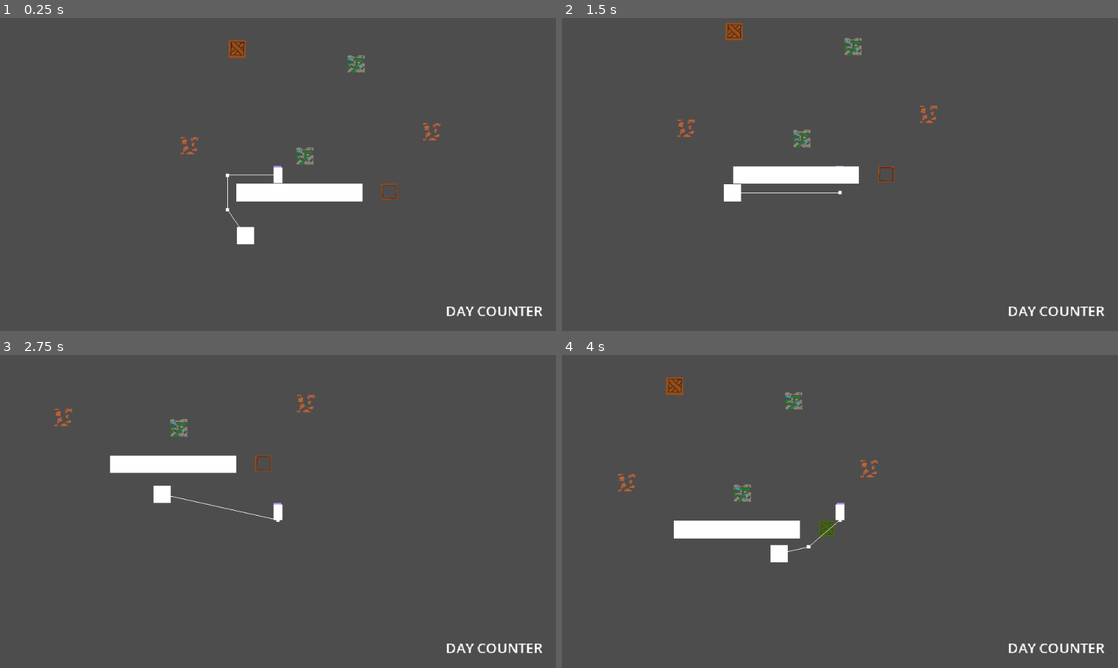
Above: before the commit, frames 1-4 (two rows, left to right).
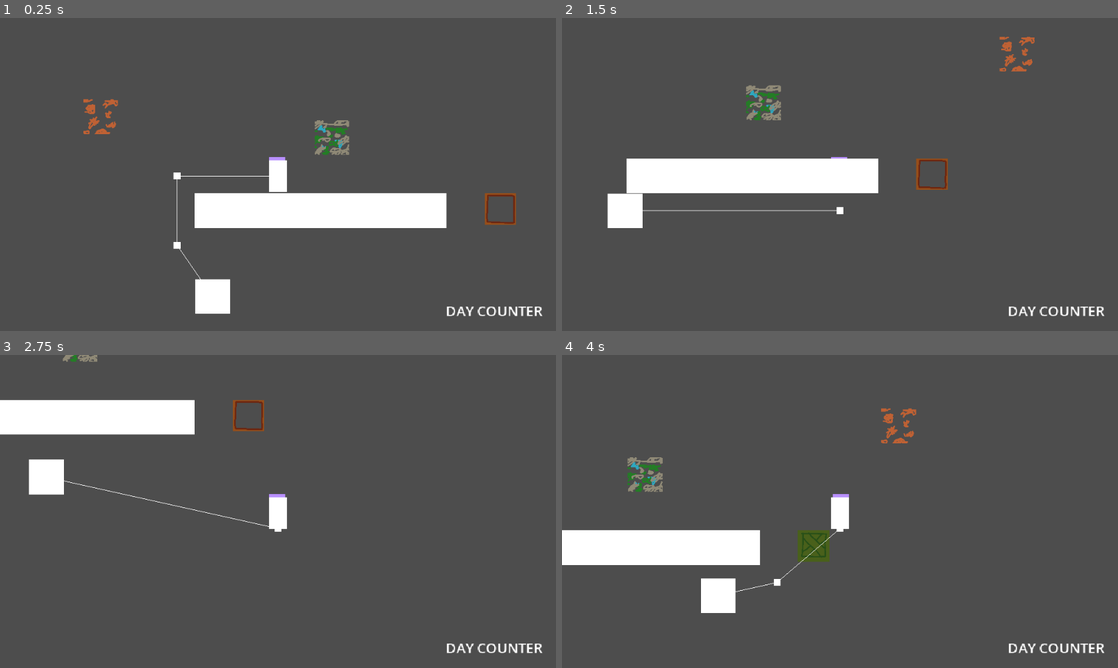
Above: after the commit, the same moments.

Repository: Myriadn/Alter-Serra
Game: Godot game, scene res://scenes/levels/night_scenes_1.tscn
The game is run twice, just before and just after one commit, with the same random seed, the same clock (stepped at 60 frames per second) and the same inputs. This scene is started directly instead of the project's main scene.
Inputs (mouse positions are in pixels of both pictures, inside the frame that each line leads up to):
- Up to frame 1 (0.25 s): no input
- Up to frame 2 (1.5 s): move the mouse to (962, 158) at 0.52 s; hold D (move_right) 0.53-1.28 s; hold E (interact) 0.53-1.28 s; move the mouse to (728, 190) at 1.27 s; hold S (move_down) from 1.28 s (still down); click (728, 190) at 1.35 s
- Up to frame 3 (2.75 s): move the mouse to (333, 442) at 2.02 s; release S (move_down) at 2.03 s; hold D (move_right) from 2.03 s (still down); hold E (interact) from 2.03 s (still down)
- Up to frame 4 (4 s): move the mouse to (812, 574) at 2.77 s; release D (move_right) at 2.78 s; release E (interact) at 2.78 s; hold W (move_up) 2.78-3.53 s; click (812, 574) at 2.85 s; move the mouse to (1006, 558) at 3.52 s; hold A (move_left) from 3.53 s (still down); hold E (interact) from 3.53 s (still down)

The runs differ from the first frame. In frame 1, 7.8% of the frame differs, in the area x 15-93%, y 7-95%; in frame 2, 6.2%; in frame 3, 7.1%; in frame 4, 7.6%.

Commit message:
feat: implement levels

Diff:
--- a/scenes/characters/Player.tscn
+++ b/scenes/characters/Player.tscn
@@ -60,6 +60,7 @@
 
 [node name="Camera2D" type="Camera2D" parent="." unique_id=1350848883]
 position = Vector2(0, -9.799999)
+zoom = Vector2(2, 2)
 
 [node name="Node2D" type="Node2D" parent="." unique_id=2083549413]
 position = Vector2(9.536743e-07, -10)
--- /dev/null
+++ b/scenes/levels/master/day1/day1_morning.tscn
@@ -0,0 +1,55 @@
+[gd_scene format=3 uid="uid://bg4k4rkw2qlbh"]
+
+[ext_resource type="Texture2D" uid="uid://diuxhicxsg8kr" path="res://assets/levels/background/no_interior.png" id="1_ajp4n"]
+[ext_resource type="PackedScene" uid="uid://cdx24aoy1dsci" path="res://scenes/characters/Player.tscn" id="2_ioj4g"]
+[ext_resource type="PackedScene" uid="uid://jcn83penk3wp" path="res://scenes/levels/prototype/level_manager.tscn" id="3_n0474"]
+
+[sub_resource type="RectangleShape2D" id="RectangleShape2D_ioj4g"]
+size = Vector2(240, 63.21039)
+
+[node name="Day1Morning" type="Node2D" unique_id=837071044]
+
+[node name="NoInterior" type="Sprite2D" parent="." unique_id=1456679427]
+texture = ExtResource("1_ajp4n")
+
+[node name="Player" parent="." unique_id=2026500027 instance=ExtResource("2_ioj4g")]
+
+[node name="StaticBody2D" type="StaticBody2D" parent="." unique_id=1507315157]
+position = Vector2(0, -1)
+collision_layer = 8
+
+[node name="WallTop" type="CollisionShape2D" parent="StaticBody2D" unique_id=1145349518]
+position = Vector2(2, -70)
+shape = SubResource("RectangleShape2D_ioj4g")
+
+[node name="WallBottom" type="CollisionShape2D" parent="StaticBody2D" unique_id=1883885001]
+position = Vector2(-60.000004, 65.999985)
+scale = Vector2(0.548216, 0.51285666)
+shape = SubResource("RectangleShape2D_ioj4g")
+
+[node name="WallBottom2" type="CollisionShape2D" parent="StaticBody2D" unique_id=1877184181]
+position = Vector2(97, 67.99999)
+scale = Vector2(0.42821598, 0.5528542)
+shape = SubResource("RectangleShape2D_ioj4g")
+
+[node name="WallBottom3" type="CollisionShape2D" parent="StaticBody2D" unique_id=646869884]
+position = Vector2(28.999996, 86)
+scale = Vector2(0.548216, 0.15285659)
+shape = SubResource("RectangleShape2D_ioj4g")
+
+[node name="Left Wall" type="CollisionShape2D" parent="StaticBody2D" unique_id=1738032530]
+position = Vector2(-115.00001, -1)
+scale = Vector2(0.12599404, 2.9722705)
+shape = SubResource("RectangleShape2D_ioj4g")
+
+[node name="Right Wall" type="CollisionShape2D" parent="StaticBody2D" unique_id=915919709]
+position = Vector2(121.00001, -1)
+scale = Vector2(0.12599404, 2.9722705)
+shape = SubResource("RectangleShape2D_ioj4g")
+
+[node name="Marker2D" type="Marker2D" parent="." unique_id=1313696218]
+position = Vector2(-65, 0)
+
+[node name="LevelManager" parent="." unique_id=167112185 instance=ExtResource("3_n0474")]
+spawn_area_min = Vector2(-100, -50)
+spawn_area_max = Vector2(100, 50)
--- /dev/null
+++ b/scenes/levels/master/day1/day1_night.tscn
@@ -0,0 +1,3 @@
+[gd_scene format=3 uid="uid://d2sm1nvxdqm0t"]
+
+[node name="Day1Morning" type="Node2D" unique_id=837071044]
--- /dev/null
+++ b/scenes/levels/master/day2/day2_morning.tscn
@@ -0,0 +1,3 @@
+[gd_scene format=3 uid="uid://ryf00fonwtr4"]
+
+[node name="Day1Morning" type="Node2D" unique_id=837071044]
--- /dev/null
+++ b/scenes/levels/master/day2/day2_night.tscn
@@ -0,0 +1,3 @@
+[gd_scene format=3 uid="uid://cehwegjr0whm"]
+
+[node name="Day1Morning" type="Node2D" unique_id=837071044]
--- /dev/null
+++ b/scenes/levels/master/day3/day3_boss.tscn
@@ -0,0 +1,3 @@
+[gd_scene format=3 uid="uid://cc5b78jvx5mqa"]
+
+[node name="Day1Morning" type="Node2D" unique_id=837071044]
--- /dev/null
+++ b/scenes/levels/master/day3/day3_morning.tscn
@@ -0,0 +1,3 @@
+[gd_scene format=3 uid="uid://be1i8aeaj3eu1"]
+
+[node name="Day1Morning" type="Node2D" unique_id=837071044]
--- /dev/null
+++ b/scenes/levels/master/day4/day4_boss.tscn
@@ -0,0 +1,3 @@
+[gd_scene format=3 uid="uid://biguciqnhh1b8"]
+
+[node name="Day1Morning" type="Node2D" unique_id=837071044]
--- /dev/null
+++ b/scenes/levels/master/day4/day4_ending.tscn
@@ -0,0 +1,3 @@
+[gd_scene format=3 uid="uid://iprujq25ukc3"]
+
+[node name="Day1Morning" type="Node2D" unique_id=837071044]
--- /dev/null
+++ b/scenes/levels/prototype/level_manager.tscn
@@ -0,0 +1,6 @@
+[gd_scene format=3 uid="uid://jcn83penk3wp"]
+
+[ext_resource type="Script" uid="uid://dgypbcamgdsh7" path="res://scripts/master/level_manager.gd" id="1_n4nfk"]
+
+[node name="LevelManager" type="Node" unique_id=167112185]
+script = ExtResource("1_n4nfk")
--- a/scenes/levels/prototype/node_2d.tscn
+++ /dev/null
@@ -1,8 +0,0 @@
-[gd_scene format=3 uid="uid://bbucomtfv5836"]
-
-[ext_resource type="Script" uid="uid://dgypbcamgdsh7" path="res://scripts/master/level_manager.gd" id="1_kxhnk"]
-
-[node name="Node2D" type="Node2D" unique_id=1299967128]
-
-[node name="LevelManager" type="Node" parent="." unique_id=1179472188]
-script = ExtResource("1_kxhnk")
--- /dev/null
+++ b/scripts/master/day_manager.gd
@@ -0,0 +1,49 @@
+extends Node
+
+signal scene_changing(next_scene: String)
+
+# Urutan scenes (hardcode aja)
+const SCENE_ORDER = [
+	"res://scenes/levels/day1/day1_morning.tscn",
+	"res://scenes/levels/day1/day1_night.tscn",
+	"res://scenes/levels/day2/day2_morning.tscn",
+	"res://scenes/levels/day2/day2_night.tscn",
+	"res://scenes/levels/day3/day3_boss.tscn",
+	"res://scenes/levels/day3/day3_morning.tscn",
+	"res://scenes/levels/day4/day4_boss.tscn",
+	"res://scenes/levels/day4/day4_ending.tscn",
+]
+
+var current_scene_index: int = 0
+
+func start_game():
+	current_scene_index = 0
+	go_to_scene(SCENE_ORDER[0])
+
+func next_scene():
+	current_scene_index += 1
+
+	if current_scene_index >= SCENE_ORDER.size():
+		print("GAME COMPLETE!")
+		# Balik ke main menu atau show credits
+		get_tree().change_scene_to_file("res://scenes/main menu/Main Menu.tscn")
+		return
+
+	var next = SCENE_ORDER[current_scene_index]
+	print("Next scene: ", next)
+	go_to_scene(next)
+
+func go_to_scene(scene_path: String):
+	scene_changing.emit(scene_path)
+	get_tree().change_scene_to_file(scene_path)
+
+# Untuk bad ending (Day 2 pilihan 2)
+func bad_ending():
+	print("Bad ending!")
+	get_tree().change_scene_to_file("res://scenes/levels/bad_ending.tscn")
+
+# Untuk skip ke scene tertentu (debug)
+func go_to_scene_index(index: int):
+	if index >= 0 and index < SCENE_ORDER.size():
+		current_scene_index = index
+		go_to_scene(SCENE_ORDER[index])
Binary file added: assets/levels/background/bg_morning.png
Not shown, added: assets/levels/background/bg_morning.png.import
Binary file added: assets/levels/background/bg_night.png
Not shown, added: assets/levels/background/bg_night.png.import
Binary file added: assets/levels/background/bg_outside.png
Not shown, added: assets/levels/background/bg_outside.png.import
Binary file added: assets/levels/background/no_interior.png
Not shown, added: assets/levels/background/no_interior.png.import
Not shown, added: scripts/master/day_manager.gd.uid
